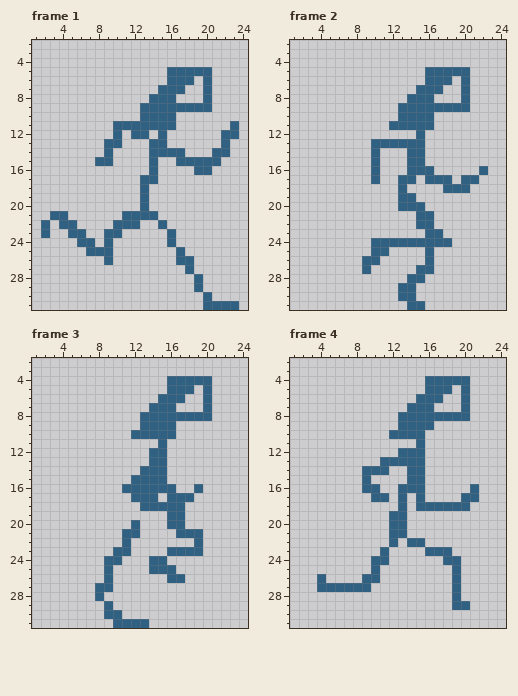
Animated GIF sprite, stored at basics/stick_run.gif. The picture above was drawn from the file before the commit.
The file is 192x192 pixels, drawn in blocks of 6x6; one block is one cell here. Shown: frame 1: x 1..24, y 2..31; frame 2: x 1..24, y 2..31; frame 3: x 1..24, y 2..31; frame 4: x 1..24, y 2..31.
After the commit:
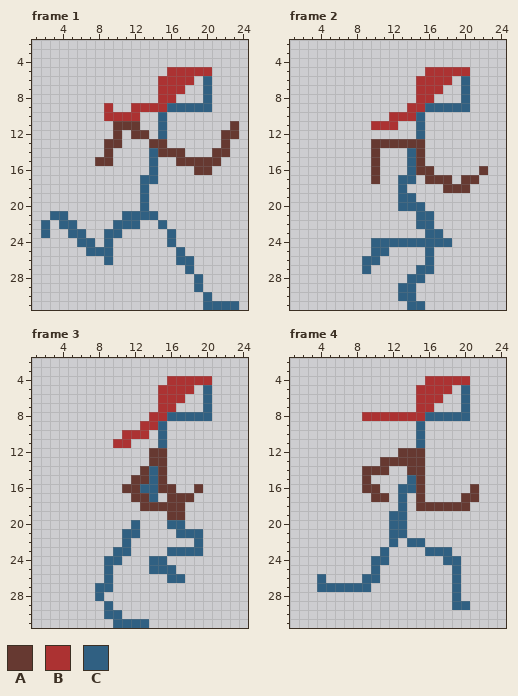
Palette (. is transparent): A #663931  B #ac3232  C #306082
Edits made:
--- frame 1
@@ x 1..24 @@
  4 ........................
- 5 ...............CCCCC....
- 6 ...............CCC.C....
- 7 ..............CCC..C....
- 8 .............CCC...C....
- 9 ............CCCCCCCC....
-10 ............CCCC........
-11 .........CCCCCCC......C.
-12 .........C.CC.C......CC.
-13 ........CC...CC......C..
-14 ........C....CCCC...CC..
-15 .......CC....C..CCCCC...
-16 .............C....CC....
+ 5 ...............BBBBB....
+ 6 ..............BBBB.C....
+ 7 ..............BBB..C....
+ 8 ..............BB...C....
+ 9 ........B..BBBBCCCCC....
+10 ........BBBB..C.........
+11 .........AAA..C.......A.
+12 .........A.AA.C......AA.
+13 ........AA...AA......A..
+14 ........A....CAAA...AA..
+15 .......AA....C..AAAAA...
+16 .............C....AA....
 17 ............CC..........
--- frame 2
@@ x 1..24 @@
  4 ........................
- 5 ...............CCCCC....
- 6 ...............CCC.C....
- 7 ..............CCC..C....
- 8 .............CCC...C....
- 9 ............CCCCCCCC....
-10 ............CCCC........
-11 ...........CCCCC........
+ 5 ...............BBBBB....
+ 6 ..............BBBB.C....
+ 7 ..............BBB..C....
+ 8 ..............BB...C....
+ 9 .............BBCCCCC....
+10 ...........BBBC.........
+11 .........BBB..C.........
 12 ..............C.........
-13 .........CCCCCC.........
-14 .........C...CC.........
-15 .........C...CC.........
-16 .........C...CCC.....C..
-17 .........C..CC.CCC.CC...
-18 ............C....CCC....
+13 .........AAAAAA.........
+14 .........A...CA.........
+15 .........A...CA.........
+16 .........A...CAA.....A..
+17 .........A..CC.AAA.AA...
+18 ............C....AAA....
 19 ............CC..........
--- frame 3
@@ x 8..22 @@
  3 ...............
- 4 ........CCCCC..
- 5 ........CCC.C..
- 6 .......CCC..C..
- 7 ......CCC...C..
- 8 .....CCCCCCCC..
- 9 .....CCCC......
-10 ....CCCCC......
-11 .......C.......
-12 ......CC.......
-13 ......CC.......
-14 .....CCC.......
-15 ....CCCC.......
-16 ...CCCCCC..C...
-17 ....CCC.CCC....
-18 .....CCCCC.....
-19 ........CC.....
+ 4 ........BBBBB..
+ 5 .......BBBB.C..
+ 6 .......BBB..C..
+ 7 .......BB...C..
+ 8 ......BBCCCCC..
+ 9 .....BBC.......
+10 ...BBB.C.......
+11 ..BB...C.......
+12 ......AA.......
+13 ......AA.......
+14 .....ACA.......
+15 ....AACA.......
+16 ...AACCAA..A...
+17 ....AAC.AAA....
+18 .....AAAAA.....
+19 ........AA.....
 20 ....C...CC.....
--- frame 4
@@ x 1..24 @@
  3 ........................
- 4 ...............CCCCC....
- 5 ...............CCC.C....
- 6 ..............CCC..C....
- 7 .............CCC...C....
- 8 ............CCCCCCCC....
- 9 ............CCCC........
-10 ...........CCCC.........
+ 4 ...............BBBBB....
+ 5 ..............BBBB.C....
+ 6 ..............BBB..C....
+ 7 ..............BB...C....
+ 8 ........BBBBBBBCCCCC....
+ 9 ..............C.........
+10 ..............C.........
 11 ..............C.........
-12 ............CCC.........
-13 ..........CCCCC.........
-14 ........CCC..CC.........
-15 ........C....CC.........
-16 ........CC..CCC.....C...
-17 .........CC.C.C....CC...
-18 ............C.CCCCCC....
+12 ............AAA.........
+13 ..........AAAAA.........
+14 ........AAA..AA.........
+15 ........A....CA.........
+16 ........AA..CCA.....A...
+17 .........AA.C.A....AA...
+18 ............C.AAAAAA....
 19 ...........CC...........
